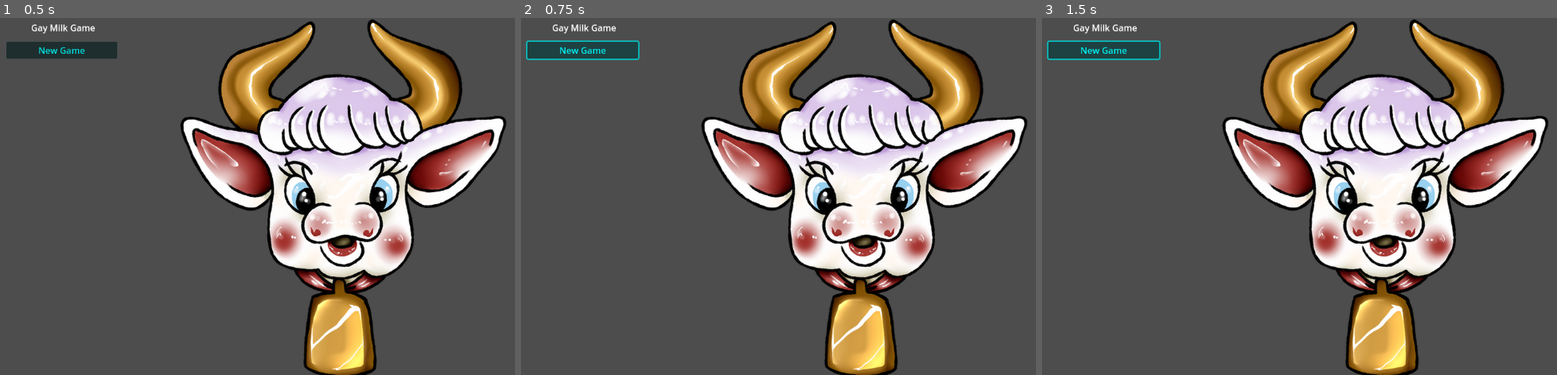
Above: before the commit, frames 1-3 (left to right).
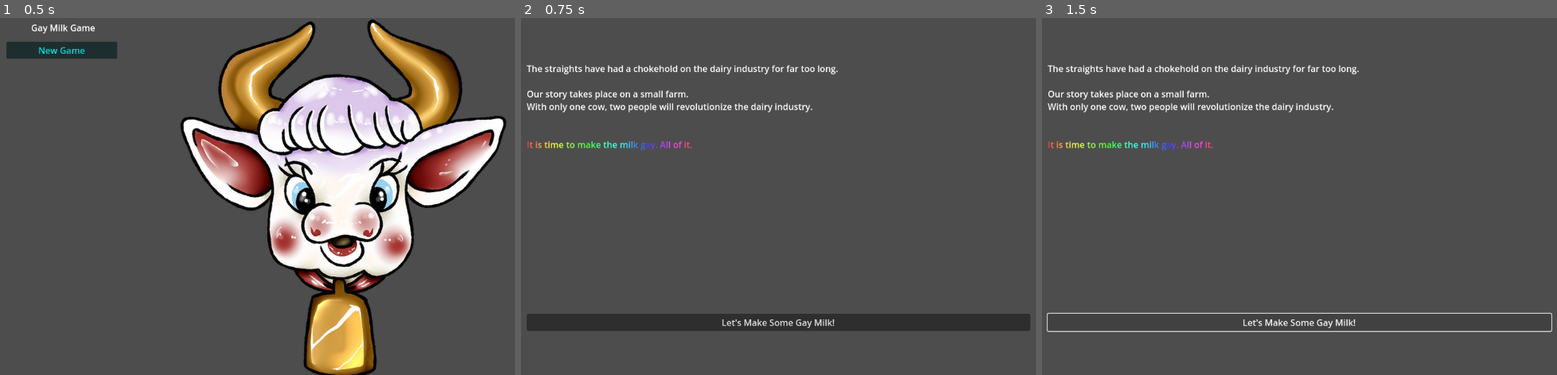
Above: after the commit, the same moments.

Repository: AzureAnchors/Gay-Milk-Game
Game: Godot game, scene res://scenes/mainmenu.tscn
Two runs of this game, one before a commit and one after it. Both use one fixed random seed, a clock stepped at 60 frames per second and the inputs below.
Inputs:
- Up to frame 1 (0.5 s): no input
- Up to frame 2 (0.75 s): click "New Game" at 0.5 s
- Up to frame 3 (1.5 s): click "New Game" (after the commit: "Let's Make Some Gay Milk!") at 1.25 s

Frame 1 is identical in both runs. In frame 2, 37% of the frame differs, in the area x 0-99%, y 0-100%; in frame 3, 34%.

Commit message:
startgame.gd seemed to have eaten itself for some reason, repaired it with gamestory.gd

Diff:
--- a/scripts/startgame.gd
+++ b/scripts/startgame.gd
@@ -2,4 +2,4 @@
 
 
 func _on_pressed():
-	pass # Replace with function body.
+     get_tree().change_scene_to_file("res://scenes/gamestory.tscn")
